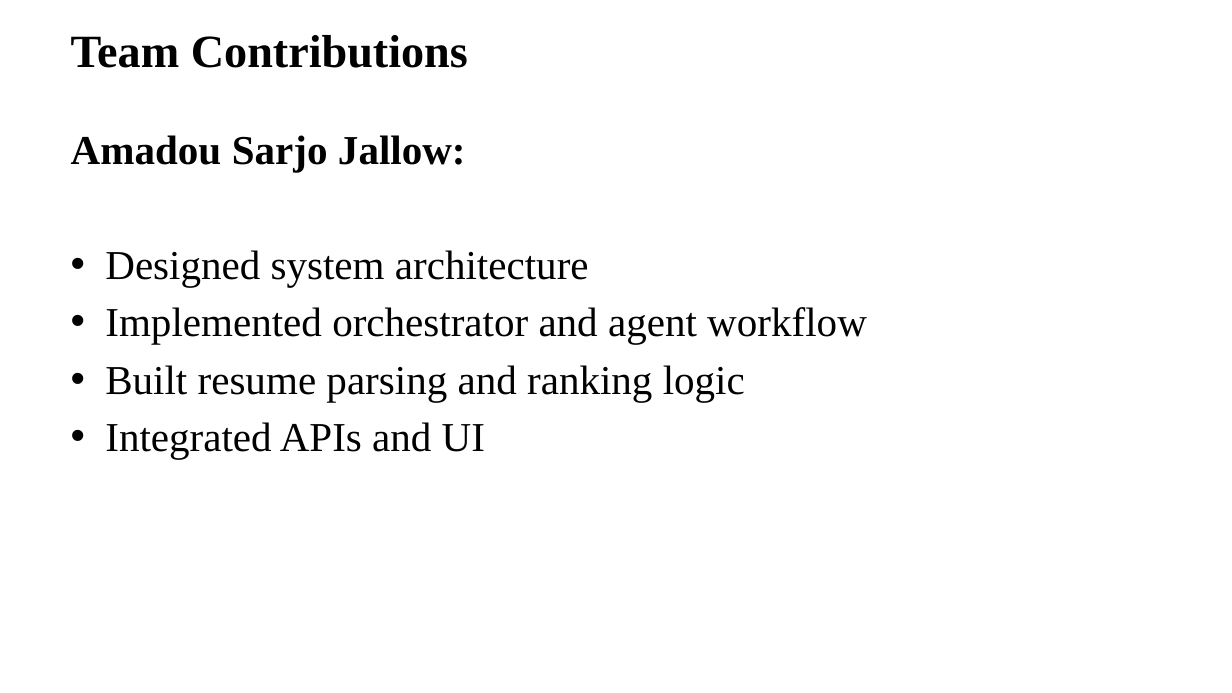
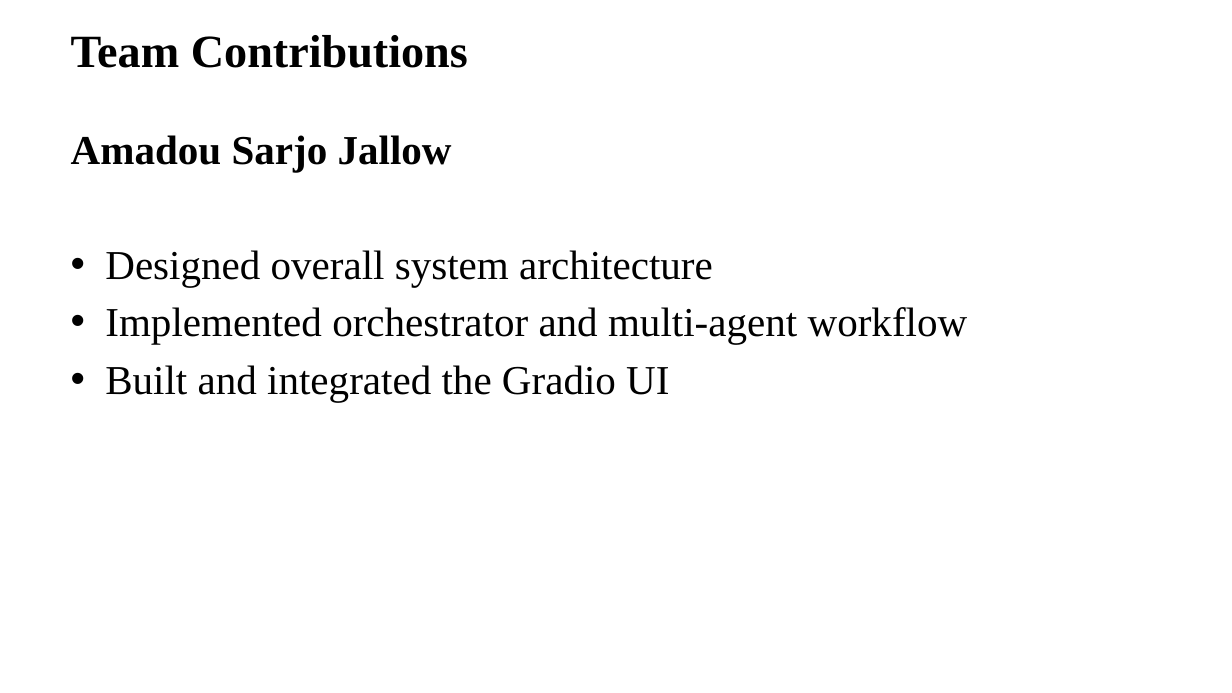
Before and after one commit to AMS-JR/ai-career-assistant, a slide deck: slide 28 of docs/presentation.pptx (slide 15 before the commit). Drawn at 1232x693 pixels with LibreOffice and Linux fonts; fonts in the diff are those of the drawing; background and template pictures are left out. Boxes give left, top, right and bottom in pixels: in the first picture for what was removed or moved away, otherwise in the second. Text is boxed around its words. In the diff, an @@ line names an element or a change of style, - is before the commit and + after.

```diff
--- a/docs/presentation.pptx
+++ b/docs/presentation.pptx
@@ text at (71,135,968,402): text changed @@
-Amadou Sarjo Jallow:
-• Designed system architecture
-• Implemented orchestrator and agent workflow
-• Built resume parsing and ranking logic
-• Integrated APIs and UI
+Amadou Sarjo Jallow
+• Designed overall system architecture
+• Implemented orchestrator and multi-agent workflow
+• Built and integrated the Gradio UI
```
Also in this commit, not shown: 13 other slides changed, 14 slides added, 8 other files.
